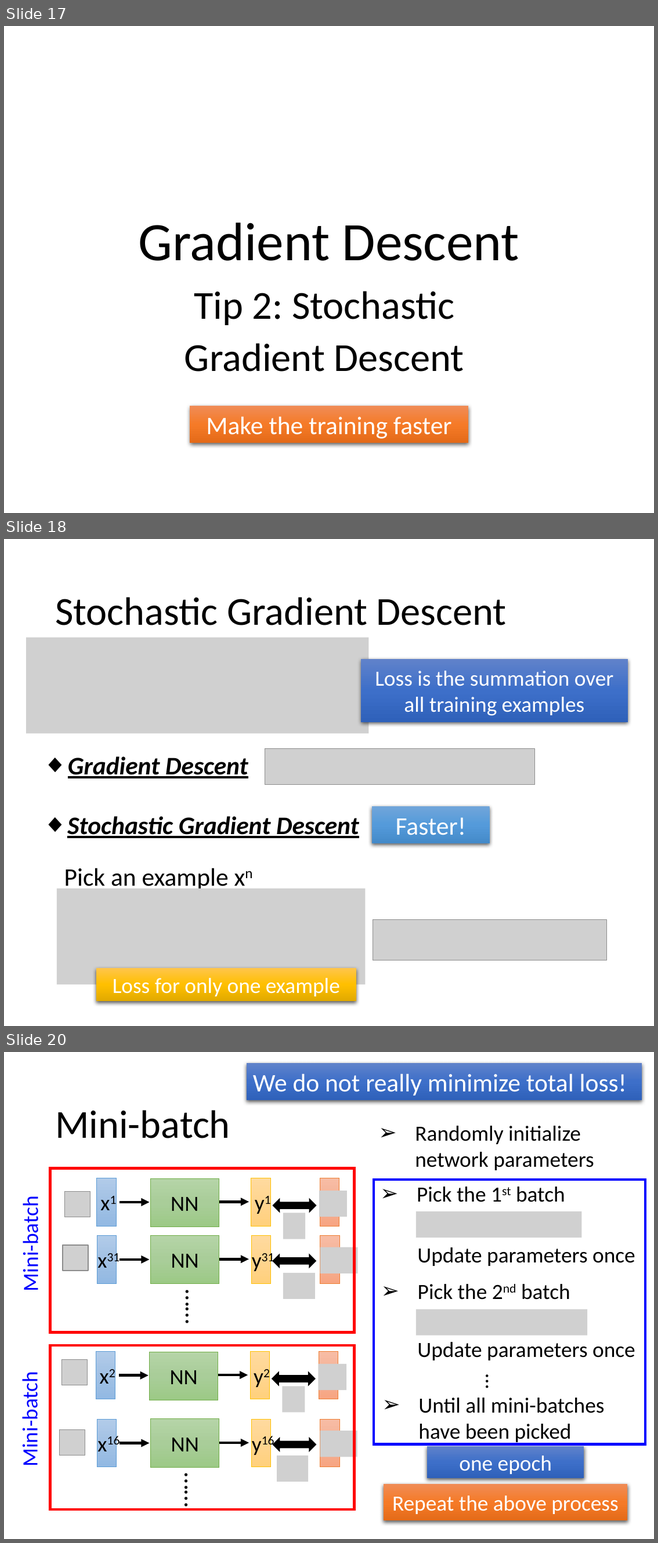
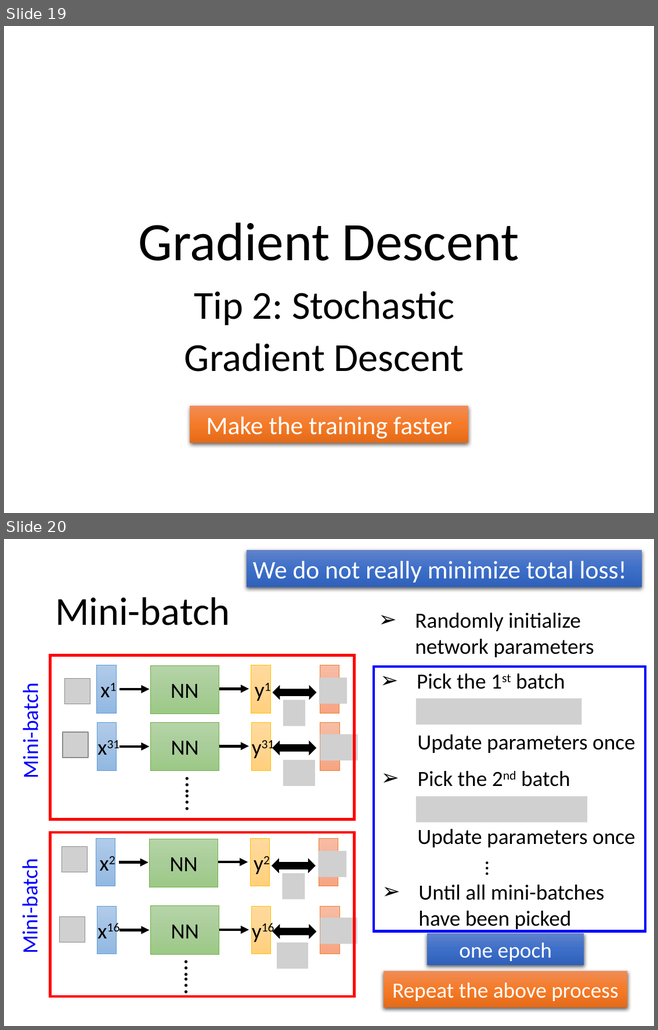
Before and after one commit to allenyllee/AIacademy, a slide deck: 深度學習理論-深層神經網路基礎與卷積神經網路@李宏毅/lecture 4 - gradient descent.pptx. Shown one above the other, each under a label of ours: slides 17, 18 and 20 before the commit, slides 19 and 20 after it; the slides between them are not shown. The pictures are 658x1543 and 658x1030 pixels, drawn with LibreOffice and Linux fonts; fonts in the diff are those of the drawing; grey boxes stand for pictures. Boxes give left, top, right and bottom in pixels: in the first picture for what was removed or moved away, otherwise in the second. Text is boxed around its words. In the diff, an @@ line names an element or a change of style, - is before the commit and + after.

```diff
--- a/深度學習理論-深層神經網路基礎與卷積神經網路@李宏毅/lecture 4 - gradient descent.pptx
+++ b/深度學習理論-深層神經網路基礎與卷積神經網路@李宏毅/lecture 4 - gradient descent.pptx
@@ slide 18 removed at bbox=[4, 539, 654, 1026], background #FFFFFF @@
@@ title removed at bbox=[55, 597, 506, 625] @@
-Stochastic Gradient Descent
@@ picture removed at bbox=[26, 637, 368, 733] @@
@@ rectangle removed at bbox=[361, 659, 628, 722] @@
-Loss is the summation over all training examples
@@ text removed at bbox=[68, 756, 248, 779] @@
-◆ Gradient Descent
@@ picture removed at bbox=[264, 749, 534, 785] @@
@@ text removed at bbox=[67, 816, 359, 838] @@
-◆ Stochastic Gradient Descent
@@ rectangle removed at bbox=[372, 806, 489, 843] @@
-Faster!
@@ text removed at bbox=[64, 868, 228, 892] @@
-Pick an example xn
@@ picture removed at bbox=[57, 889, 365, 984] @@
@@ picture removed at bbox=[372, 919, 606, 961] @@
@@ rectangle removed at bbox=[96, 968, 356, 1001] @@
-Loss for only one example
@@ what was slide 17 is now slide 19 @@
```
Also in this commit, not shown: 5 slides changed, 1 slide added, 1 other slide removed, 3 other files.
